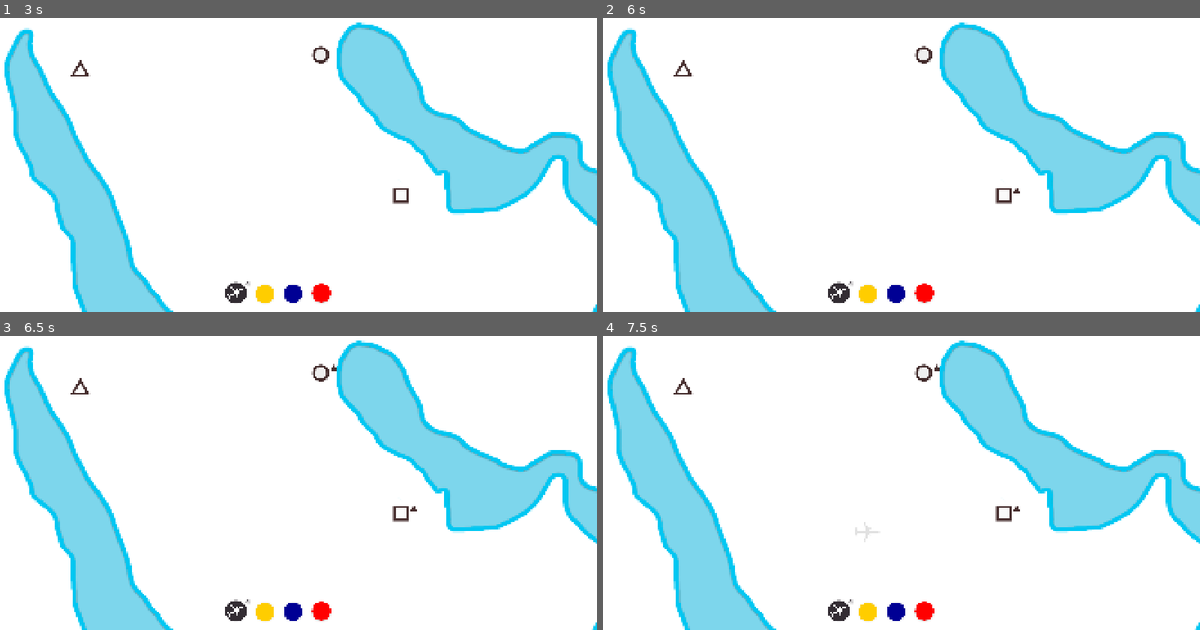
Above: before the commit, frames 1-4 (two rows, left to right).
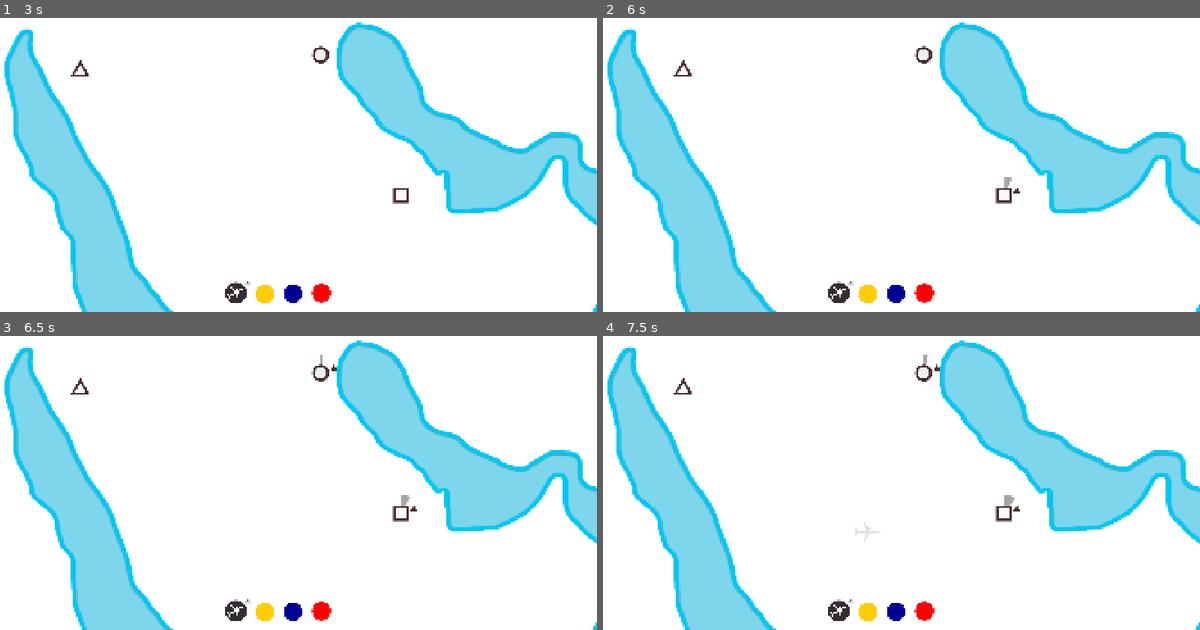
Above: after the commit, the same moments.

Repository: top-it-090304/Holding-Pattern
Game: Godot game, scene res://scene/Main.tscn
The game is run twice, just before and just after one commit, with the same random seed, the same clock (stepped at 60 frames per second) and the same inputs.
Inputs (mouse positions are in pixels of both pictures, inside the frame that each line leads up to):
- Up to frame 1 (3 s): click (268, 294) at 0.5 s; click (292, 294) at 1.25 s; click (322, 294) at 2 s; click (268, 294) at 2.75 s
- Up to frame 2 (6 s): click (895, 294) at 3.5 s; click (925, 294) at 4.25 s; click (871, 294) at 5 s; click (895, 294) at 5.75 s
- Up to frame 3 (6.5 s): no input
- Up to frame 4 (7.5 s): click (925, 612) at 6.5 s; tap Enter at 7.25 s; drag from (841, 612) to (925, 374) at 7.27 s

Frame 1 is identical in both runs. In frame 2, less than 0.1% of the frame differs, in the area x 67-69%, y 54-58%; in frame 3, less than 0.1%; in frame 4, less than 0.1%, in the area x 53-69%, y 6-58%.

Commit message:
fix: button animation in game over

Diff:
--- a/scene/Main.tscn
+++ b/scene/Main.tscn
@@ -48,6 +48,7 @@
 process_mode = 3
 
 [node name="MainPack" type="Control" parent="GameOverUI" unique_id=1549837969]
+process_mode = 3
 layout_mode = 3
 anchors_preset = 0
 offset_right = 560.0
@@ -71,6 +72,7 @@
 offset_bottom = 23.0
 
 [node name="Restart" type="Button" parent="GameOverUI/MainPack" unique_id=2137488011]
+process_mode = 3
 layout_mode = 0
 offset_left = 222.0
 offset_top = 565.0
@@ -81,6 +83,7 @@
 flat = true
 
 [node name="Menu" type="Button" parent="GameOverUI/MainPack" unique_id=1409947932]
+process_mode = 3
 layout_mode = 0
 offset_left = 220.0
 offset_top = 663.0
--- a/scripts/GameData.gd
+++ b/scripts/GameData.gd
@@ -1,7 +1,7 @@
 extends Node
 
 var start_planes: int = 4
-var max_passengers: int = 7
+var max_passengers: int = 1
 
 enum ShapeType { CIRCLE, SQUARE, TRIANGLE }
 
--- a/scripts/Main.gd
+++ b/scripts/Main.gd
@@ -12,6 +12,19 @@
 @onready var score_final_label = $GameOverUI/MainPack/ScoreLabel
 @onready var main_pack = $GameOverUI/MainPack
 
+@onready var buttons = [$GameOverUI/MainPack/Restart, $GameOverUI/MainPack/Menu]
+
+var hover_scale = Vector2(1.2, 1.2)
+var normal_scale = Vector2(1.0, 1.0)
+var faded_alpha = Color(1, 1, 1, 0.3)
+var normal_alpha = Color(1, 1, 1, 1.0)
+var scale_hovered = Vector2(1.15, 1.15)
+var scale_others = Vector2(0.85, 0.85)
+var scale_normal = Vector2(1.0, 1.0)
+var alpha_faded = Color(1, 1, 1, 0.4)
+var alpha_full = Color(1, 1, 1, 1.0)
+var duration = 0.12
+
 var passengers_delivery: int = 0
 var passenger_timer: Timer
 var skip_spawn: int = 0
@@ -83,6 +96,12 @@
 	score_pack.modulate.a = 0
 	get_tree().create_timer(1.0).timeout.connect(animate_score)
 
+	for btn in buttons:
+		if is_instance_valid(btn):
+			btn.pivot_offset = btn.size / 2
+			btn.mouse_entered.connect(_on_button_hovered.bind(btn))
+			btn.mouse_exited.connect(_on_button_unhovered)
+
 func _process(delta):
 	if is_drawing and selected_airport:
 		var current_color = GameData.lines_data["current hex color"]
@@ -306,7 +325,7 @@
 	tween.tween_interval(2.0)
 
 	tween.tween_callback(func():score_final_label.text = str(passengers_delivery))
-	tween.tween_property(main_pack, "modulate:a", 1.0, 1.2)
+	tween.tween_property(main_pack, "modulate:a", 1.0, 1.8)
 
 func _setup_vignette(_airport):
 	vinetka.expand_mode = TextureRect.EXPAND_KEEP_SIZE
@@ -333,6 +352,24 @@
 	get_tree().paused = false
 	get_tree().change_scene_to_file("res://scene/StartMenu.tscn")
 
+func _on_button_hovered(hovered_btn):
+	for btn in buttons:
+		if not is_instance_valid(btn): continue
+		var tween = create_tween().set_parallel(true).set_trans(Tween.TRANS_CUBIC).set_ease(Tween.EASE_OUT).set_pause_mode(Tween.TWEEN_PAUSE_PROCESS)
+
+		if btn == hovered_btn:
+			tween.tween_property(btn, "scale", scale_hovered, duration)
+			tween.tween_property(btn, "modulate", alpha_full, duration)
+		else:
+			tween.tween_property(btn, "scale", scale_others, duration)
+			tween.tween_property(btn, "modulate", alpha_faded, duration)
+
+func _on_button_unhovered():
+	for btn in buttons:
+		if not is_instance_valid(btn): continue
+		var tween = create_tween().set_parallel(true).set_trans(Tween.TRANS_CUBIC).set_ease(Tween.EASE_OUT).set_pause_mode(Tween.TWEEN_PAUSE_PROCESS)
+		tween.tween_property(btn, "scale", scale_normal, duration)
+		tween.tween_property(btn, "modulate", alpha_full, duration)
 
 func _on_spawn_timer_timeout():
 	spawn_airport()
